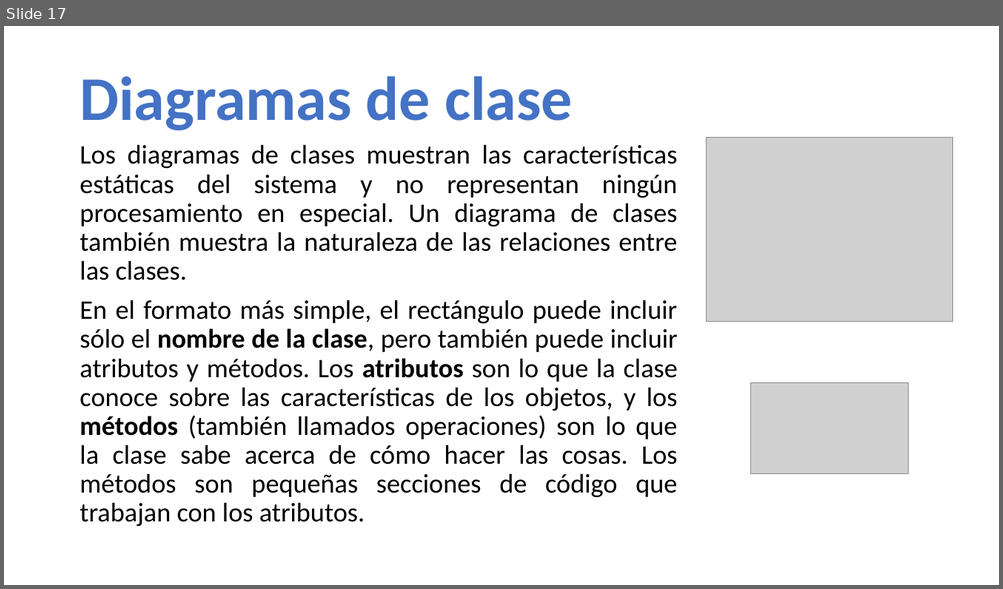
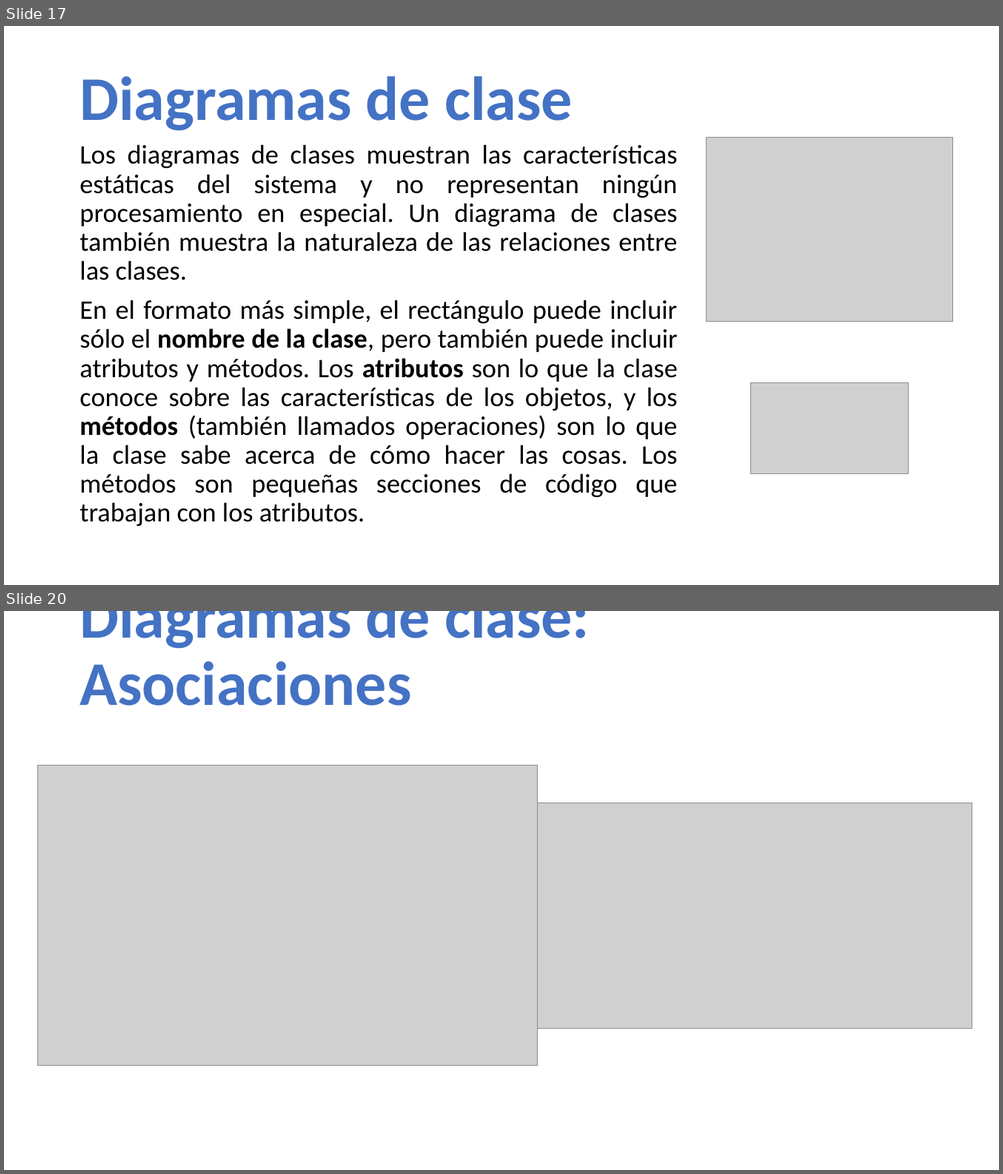
Before and after one commit to AllanNLopez/UMH-IIN024-2019, a slide deck: diagramas uml1.pptx. Shown one above the other, each under a label of ours: slide 17 before the commit, slides 17 and 20 after it; the slides between them are not shown. The pictures are 1003x589 and 1003x1174 pixels, drawn with LibreOffice and Linux fonts; fonts in the diff are those of the drawing; grey boxes stand for pictures. Boxes give left, top, right and bottom in pixels: in the first picture for what was removed or moved away, otherwise in the second. Text is boxed around its words. In the diff, an @@ line names an element or a change of style, - is before the commit and + after.

```diff
--- a/diagramas uml1.pptx
+++ b/diagramas uml1.pptx
@@ slide 20 added at [4, 611, 999, 1170], background #FFFFFF @@
@@ title added at [79, 611, 589, 706], 60 pt, text #4472C4, bold @@
+Diagramas de clase: Asociaciones
@@ picture added at [37, 766, 538, 1066] @@
@@ picture added at [538, 803, 972, 1029] @@
```
Also in this commit, not shown: 1 slide changed, 4 other slides added.
